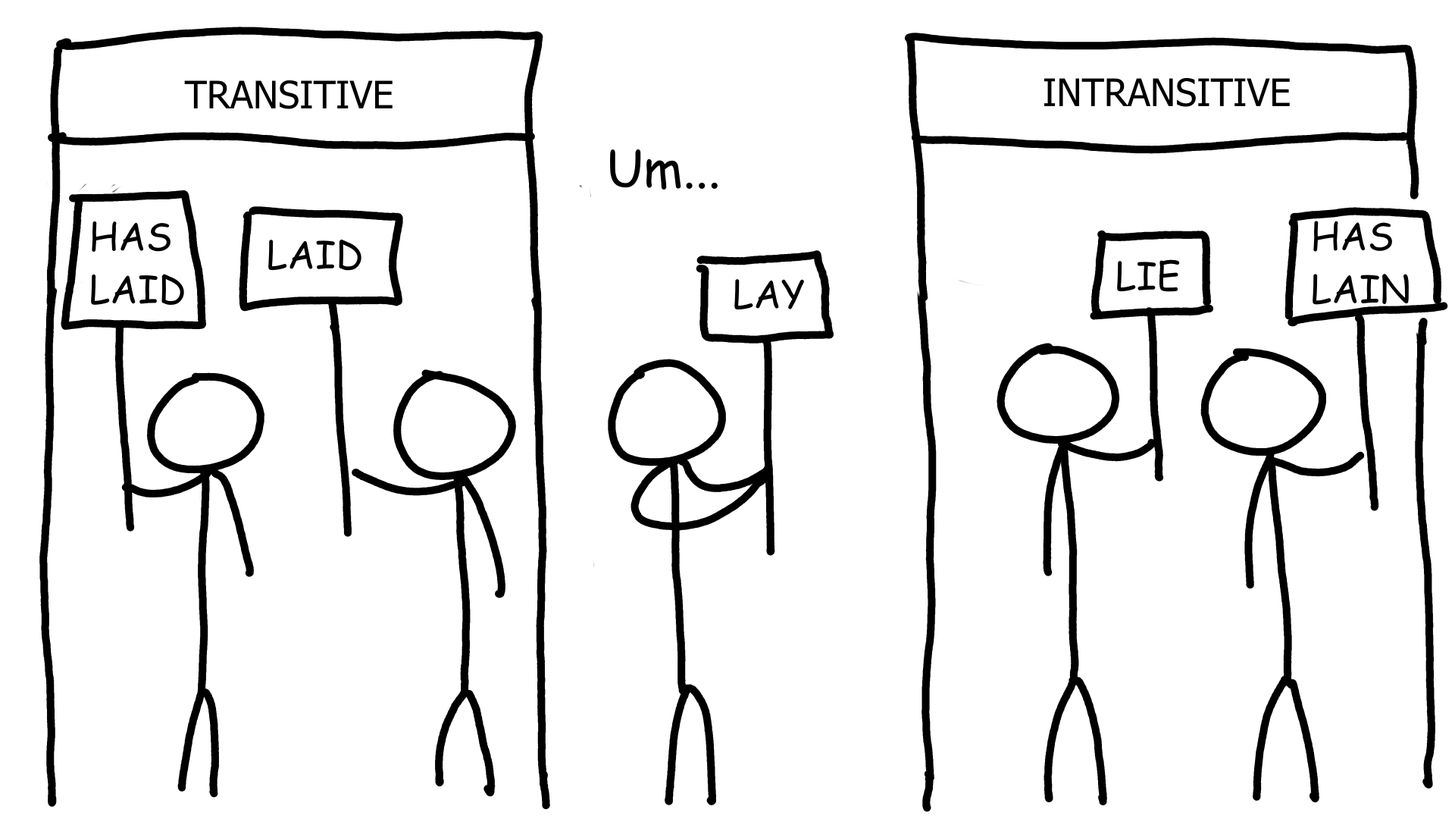
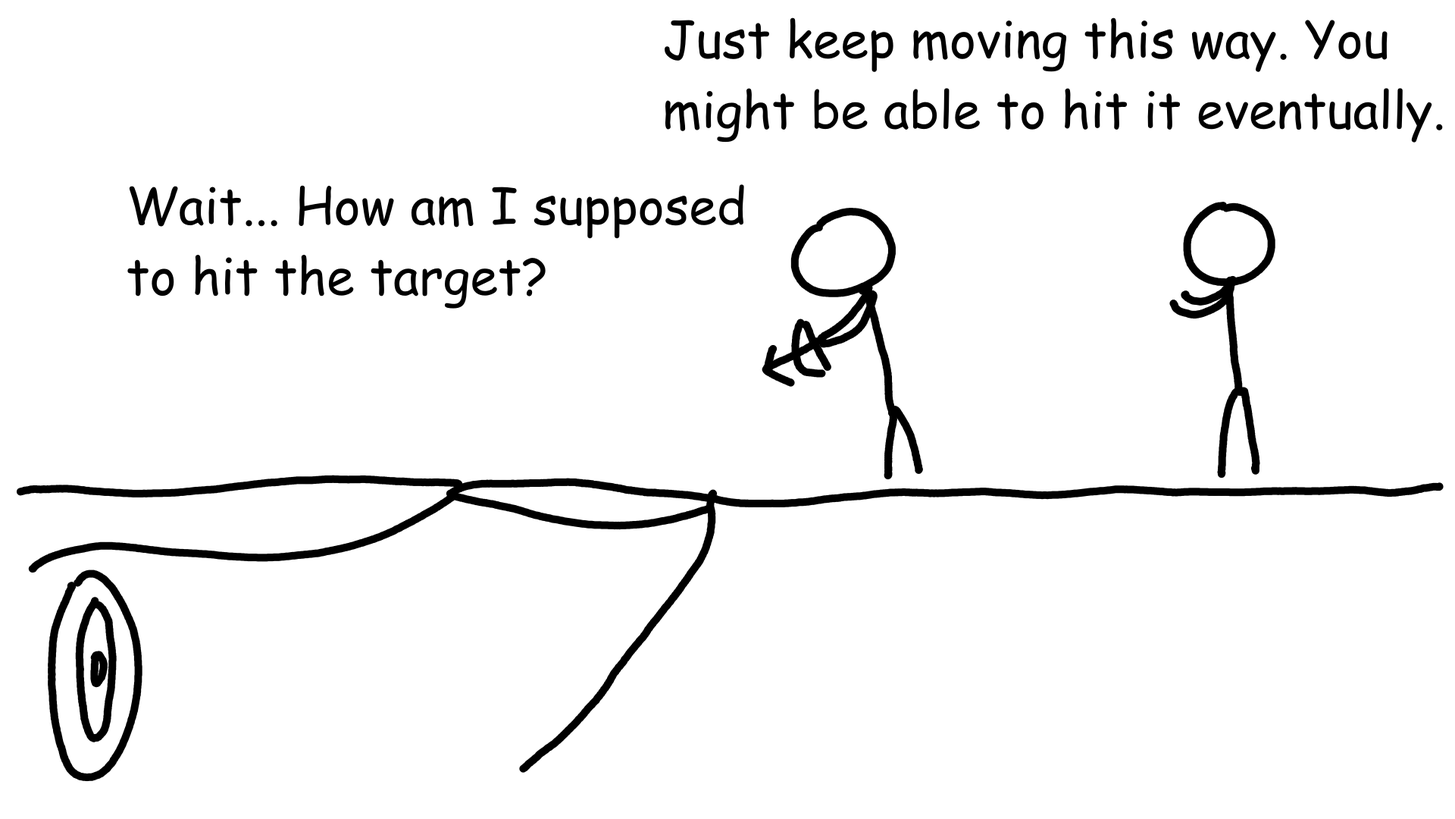
Layers edited between the first and the second 1455x819 image:
painted on "Paint Layer 1" over (x1=15, y1=17, x2=1449, y2=812)
